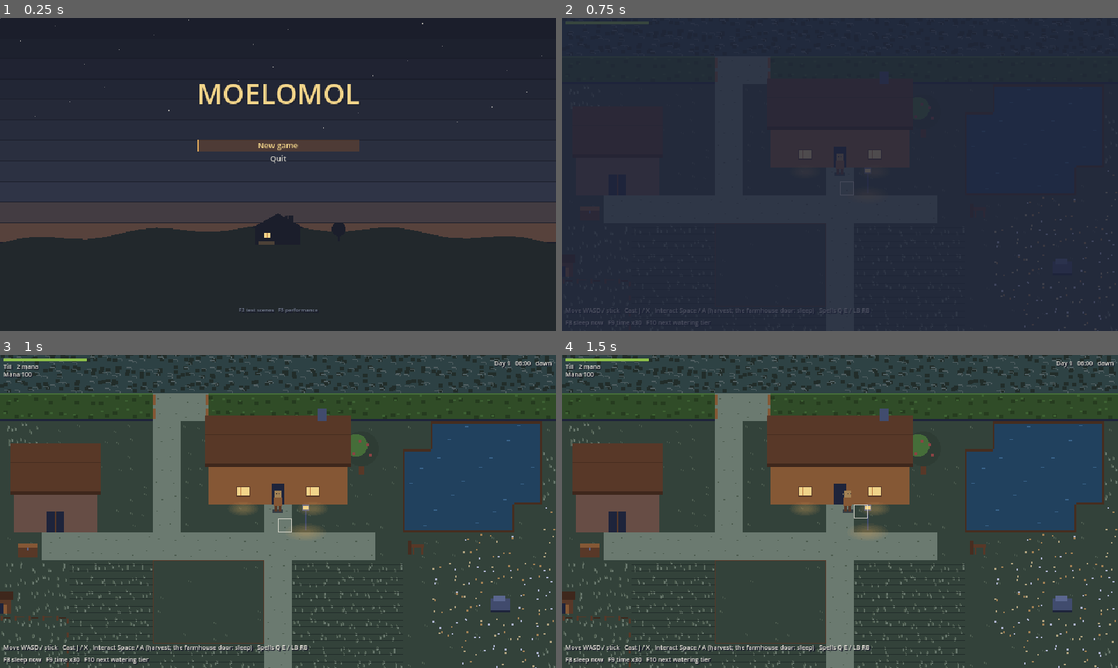
Above: before the commit, frames 1-4 (two rows, left to right).
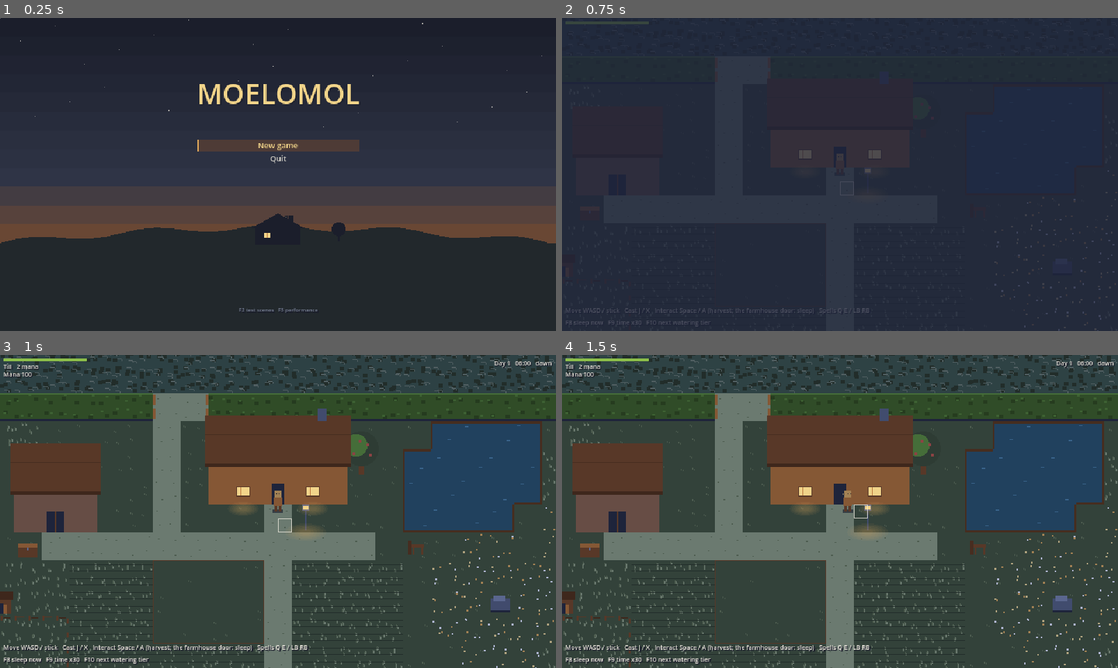
Above: after the commit, the same moments.

Repository: DarioRomano/Moelomol
Game: Godot game, scene res://scenes/title/title.tscn
Same seed, same stepped clock (60 frames per second), same inputs: the game is played once before the commit and once after it.
Inputs (mouse positions are in pixels of both pictures, inside the frame that each line leads up to):
- Up to frame 1 (0.25 s): no input
- Up to frame 2 (0.75 s): click "New game" at 0.5 s
- Up to frame 3 (1 s): no input
- Up to frame 4 (1.5 s): tap Enter (ui_accept) at 1.25 s; move the mouse to (962, 495) at 1.27 s; hold D (move_right) from 1.28 s (still down); hold K (attack_heavy) from 1.28 s (still down); click (962, 495) at 1.42 s

The runs differ from the first frame. In frame 1, 0.7% of the frame differs, in the area x 0-100%, y 15-73%; in frame 2, nothing differs; in frame 3, nothing differs; in frame 4, nothing differs.

Commit message:
Title: whole-pixel sky bands, the cat's eyes, no glow slab; review scene with a save
Co-Authored-By: Claude Opus 5.5 <noreply@anthropic.com>
Claude-Session: https://claude.ai/code/session_01Rf6x5d4AucXKRgWcVrgSSk

Diff:
--- /dev/null
+++ b/scenes/showcase/title_saved.gd
@@ -0,0 +1,14 @@
+extends "res://scenes/title/title.gd"
+## For review renders: the title with a save to continue (day 4, 18:40, in
+## Millbrook), written to a review-only file, never the real save.
+
+
+func _ready() -> void:
+	save_path = "user://review_title_save.json"
+	travels = false
+	var state: GameState = GameState.new_game()
+	state.save_path = save_path
+	state.clock.total_minutes += 3 * GameClock.MINUTES_PER_DAY + 12 * 60 + 40
+	state.travel(GameState.MILLBROOK, GameState.AT_GATE)
+	state.save()
+	super()
--- /dev/null
+++ b/scenes/showcase/title_saved.tscn
@@ -0,0 +1,12 @@
+[gd_scene load_steps=2 format=3]
+
+[ext_resource type="Script" path="res://scenes/showcase/title_saved.gd" id="1_saved"]
+
+[node name="TitleSaved" type="Control"]
+layout_mode = 3
+anchors_preset = 15
+anchor_right = 1.0
+anchor_bottom = 1.0
+grow_horizontal = 2
+grow_vertical = 2
+script = ExtResource("1_saved")
--- a/scenes/title/title.gd
+++ b/scenes/title/title.gd
@@ -209,7 +209,7 @@
 
 func _draw() -> void:
 	var size_now: Vector2 = size
-	var horizon: float = size_now.y * 0.72
+	var horizon: float = roundf(size_now.y * 0.72)
 	# The dusk sky in bands: deep blue overhead, amber at the hill line.
 	var bands: int = 12
 	for i: int in range(bands):
@@ -217,7 +217,11 @@
 		var colour: Color = Palette.SHADOW[0].lerp(Palette.SHADOW[2], t * 0.8)
 		if i >= bands - 3:
 			colour = colour.lerp(Palette.WARMTH[0], float(i - (bands - 4)) / 4.0)
-		draw_rect(Rect2(0, horizon * t, size_now.x, horizon / bands + 1), colour)
+		# Whole layout pixels, each band starting where the last ended (the
+		# first render showed dark seams between fractional bands).
+		var top: float = roundf(horizon * i / bands)
+		var bottom: float = roundf(horizon * (i + 1) / bands)
+		draw_rect(Rect2(0, top, size_now.x, bottom - top), colour)
 	# A few stars, fixed.
 	for i: int in range(28):
 		var x: float = fposmod(i * 97.3, 1.0 * 641) / 641.0 * size_now.x
@@ -240,7 +244,6 @@
 	draw_rect(Rect2(house + Vector2(38, 0), Vector2(6, 10)), dark)  # the chimney
 	draw_rect(Rect2(house + Vector2(10, 20), Vector2(7, 6)), Palette.WARMTH[3])  # one window lit
 	draw_rect(Rect2(house + Vector2(13, 20), Vector2(1, 6)), Palette.WARMTH[1])
-	draw_rect(Rect2(house + Vector2(4, 30), Vector2(18, 4)), Color(Palette.WARMTH[2], 0.25))  # its light on the grass
 	# The cat on the roof, against the sky.
 	var cat: Vector2 = house + Vector2(30, 1)
 	draw_rect(Rect2(cat + Vector2(0, 2), Vector2(6, 3)), dark)
@@ -248,6 +251,9 @@
 	draw_rect(Rect2(cat + Vector2(4, -1), Vector2(1, 1)), dark)
 	draw_rect(Rect2(cat + Vector2(6, -1), Vector2(1, 1)), dark)
 	draw_rect(Rect2(cat + Vector2(-2, 1), Vector2(2, 1)), dark)  # the tail
+	# Its eyes catch the last light, a shade too bright (ADR-0010: never
+	# explained).
+	draw_rect(Rect2(cat + Vector2(5, 1), Vector2(1, 1)), Palette.CHANGED[2])
 	# A lone tree on the hill's shoulder.
 	var tree: Vector2 = Vector2(roundf(size_now.x * 0.5) + 70, roundf(horizon) - 16)
 	draw_rect(Rect2(tree + Vector2(-1, 4), Vector2(2, 10)), dark)
Not shown, added: scenes/showcase/title_saved.gd.uid
Not shown, changed: tools/render-showcase.sh
